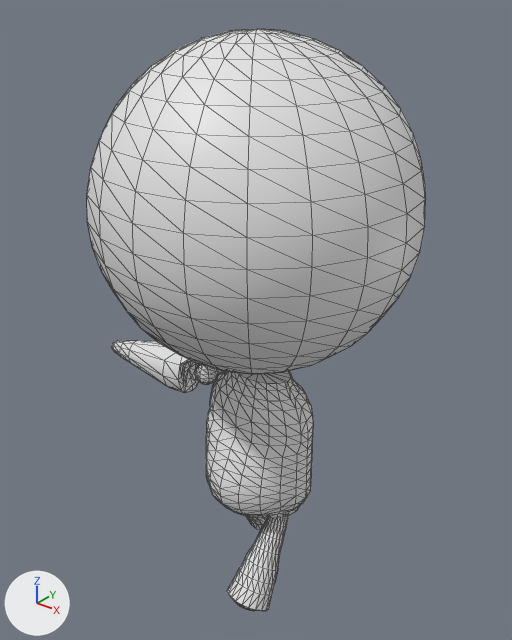
One commit to the OBJ model res/models/planetHead/exp_11.obj: the scene before it, then after it.
Rendered twice from a camera (50 mm lens) standing at (4.45, -5.6, 8.46) and looking at (-0.19, 0.2, 4.87). Lighting does not change. The marker at lower left points along +X, +Y and +Z. Mesh edges are drawn as thin lines. Where no turn or scale is listed for an object, it has been applied to the vertices.

Names of what the first picture shows: 'exp_11'.
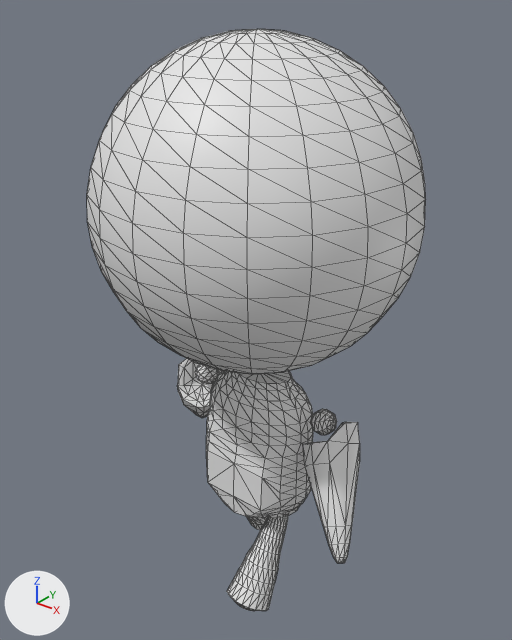
Changed parts and their boxes (x1, y1, x2, y2) in the pictures (512 x 640 px; the box of a moved part takes in the faces that stretch with it):
part 1 of me_exp_11, moved or reshaped: before (111, 340, 199, 393); after (177, 358, 222, 418)
part 2 of me_exp_11, added: after (310, 409, 337, 435)
part 3 of me_exp_11, added: after (303, 422, 360, 563)
part 4 of me_exp_11, moved or reshaped: before (195, 364, 281, 517); after (196, 364, 281, 517)

The change, as a list of edits to the scene's bpy script:
```text
Change me_exp_11:
    used by ob_exp_11; location = (0.0, 0.0, 0.0)
    remove me_exp_11.from_pydata(...)  # 1316 vertices, 2608 faces; spans x -2.41..1.72, y -1.74..1.7, z 1.42..8.01
    add me_exp_11.from_pydata(...)  # 1438 vertices, 2844 faces; spans x -1.72..1.72, y -1.74..1.7, z 1.42..8.01
    me_exp_11 part 1: the loose piece of 90 vertices spanning x -2.41..-0.92, y -0.29..0.37, z 3.62..4.28 is multiplied about its middle by the matrix ((0.405, 0.294, -0.866), (-0.587, 0.81, 0.0), (0.701, 0.508, 0.5)), then moved by (0.43, 0.37, -0.59)
    me_exp_11 part 2: the loose piece of 58 vertices spanning x -1.05..-0.76, y -0.05..0.24, z 3.8..4.1 is copied, and the copy is multiplied about its middle by the matrix ((-0.405, -0.294, 0.866), (0.587, -0.81, 0.0), (0.701, 0.508, 0.5)), then moved by (1.77, -0.01, 0.01); it spans x 0.72..1.02, y -0.05..0.23, z 3.81..4.1
    me_exp_11 part 3: the loose piece of 90 vertices spanning x -2.41..-0.92, y -0.29..0.37, z 3.62..4.28 is copied, and the copy is multiplied about its middle by the matrix ((-0.405, -0.294, 0.866), (0.587, -0.81, 0.0), (0.701, 0.508, 0.5)), then moved by (2.88, -0.27, -0.59); it spans x 0.7..1.6, y -0.56..0.35, z 2.72..4.1
    me_exp_11 part 4
    92 vertices are removed from x -1.05..0.41, y -0.7..0.51, z 2.63..4.1
    210 faces are deleted
    13 vertices in x -0.23..0.21, y 0.51..0.54, z 2.95..3.43 move by (0.0, 0.0, -0.23)
    66 vertices are added at x -1.04..0.29, y -0.46..0.51, z 2.67..4.1
    158 new faces join them
```
